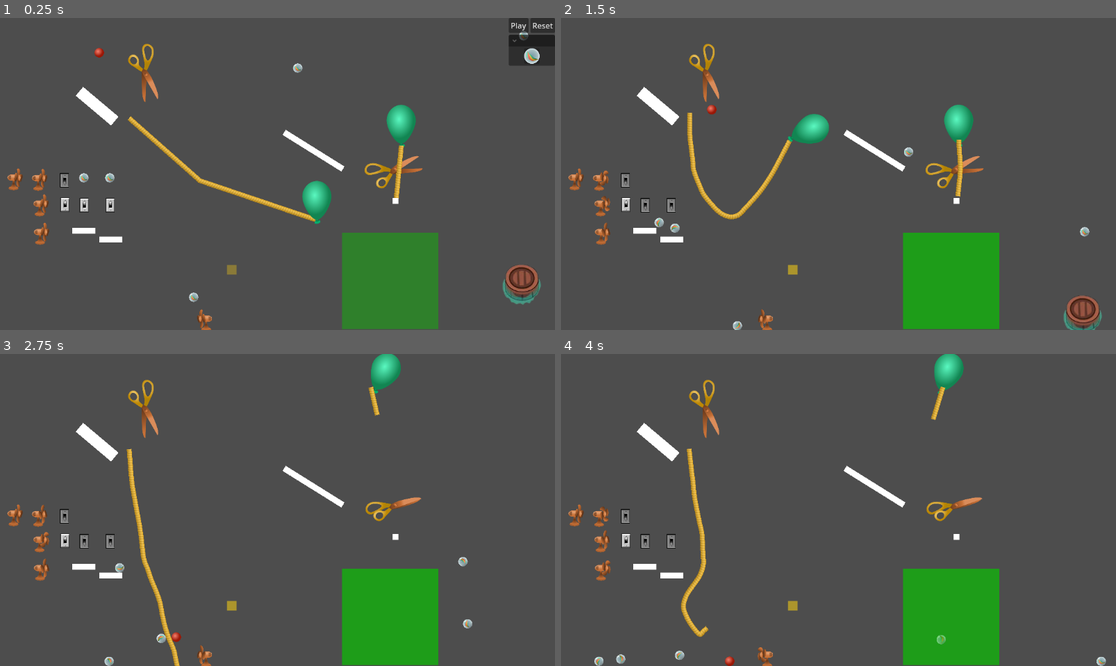
Above: before the commit, frames 1-4 (two rows, left to right).
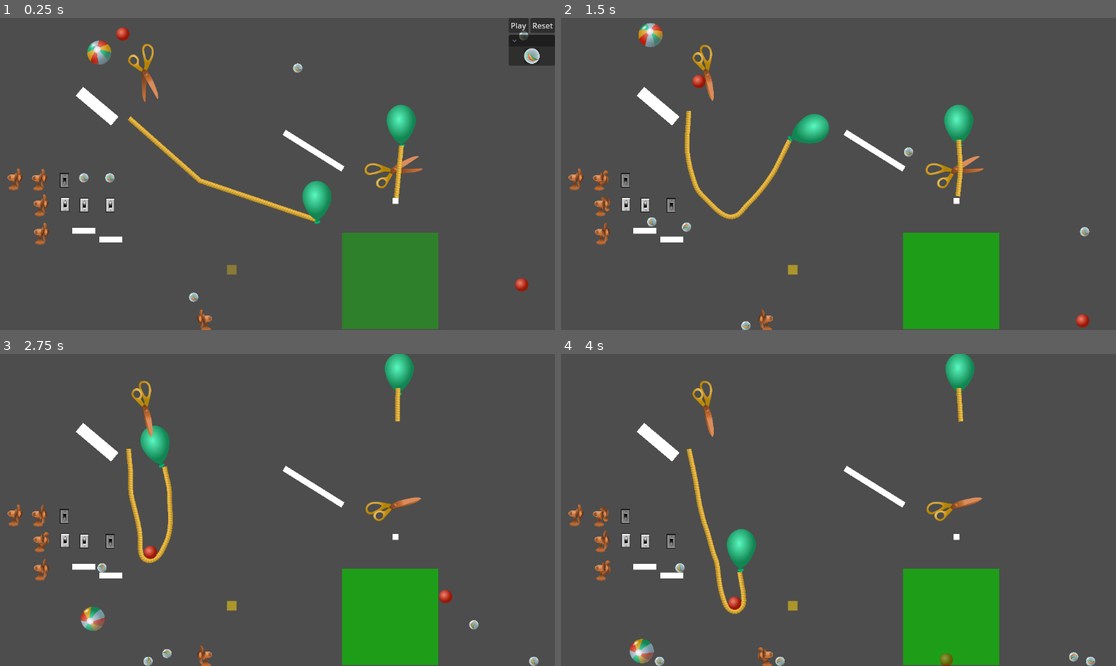
Above: after the commit, the same moments.

Repository: lechaosx/jam-at-fit-vol-2
Game: Godot game, scene res://game.tscn
Same seed, same stepped clock (60 frames per second), same inputs: the game is played once before the commit and once after it. The engine's default icon, where the game draws it, is replaced by a stand-in: a white triangle on a blue panel in a dark square.
Inputs (mouse positions are in pixels of both pictures, inside the frame that each line leads up to):
- Up to frame 1 (0.25 s): no input
- Up to frame 2 (1.5 s): click "Play" at 0.5 s; move the mouse to (960, 158) at 1.27 s; click (960, 158) at 1.42 s
- Up to frame 3 (2.75 s): move the mouse to (166, 525) at 2.02 s; click (166, 525) at 2.17 s
- Up to frame 4 (4 s): move the mouse to (894, 441) at 2.77 s; click (894, 441) at 2.92 s; move the mouse to (810, 572) at 3.52 s; click (810, 572) at 3.67 s

The runs differ from the first frame. In frame 1, 1.0% of the frame differs, in the area x 15-98%, y 2-92%; in frame 2, 2.1%; in frame 3, 3.5%; in frame 4, 3.7%, in the area x 6-99%, y 0-100%.

Commit message:
Add bouncy ball, change ball sprite. Set different mass to each ball.

Diff:
--- a/godot/assets.svg
+++ b/godot/assets.svg
@@ -26,8 +26,8 @@
      inkscape:document-units="mm"
      showgrid="false"
      inkscape:zoom="6.1899621"
-     inkscape:cx="634.25267"
-     inkscape:cy="129.72616"
+     inkscape:cx="258.80611"
+     inkscape:cy="329.72738"
      inkscape:window-width="2880"
      inkscape:window-height="1676"
      inkscape:window-x="-12"
@@ -633,26 +633,7 @@
        cy="70.188965"
        fx="74.972046"
        fy="70.188965"
-       r="9.6773996" /><linearGradient
-       inkscape:collect="always"
-       xlink:href="#linearGradient3463"
-       id="linearGradient2795"
-       gradientUnits="userSpaceOnUse"
-       gradientTransform="matrix(1.1589382,0,0,1.1589382,-5.9044674,-9.6175994)"
-       x1="76.641258"
-       y1="71.476318"
-       x2="81.975189"
-       y2="78.234276" /><radialGradient
-       inkscape:collect="always"
-       xlink:href="#linearGradient4429"
-       id="radialGradient2797"
-       gradientUnits="userSpaceOnUse"
-       gradientTransform="matrix(1.1680562,3.3871308e-8,-1.5356458e-8,0.52956932,-64.906366,62.218579)"
-       cx="73.650261"
-       cy="65.293198"
-       fx="73.650261"
-       fy="65.293198"
-       r="3.0576999" /><radialGradient
+       r="9.6773996" /><radialGradient
        inkscape:collect="always"
        xlink:href="#linearGradient3094"
        id="radialGradient2809"
@@ -1543,7 +1524,26 @@
        x1="84.652077"
        y1="35.311024"
        x2="84.819221"
-       y2="33.472473" /></defs><g
+       y2="33.472473" /><linearGradient
+       inkscape:collect="always"
+       xlink:href="#linearGradient3463"
+       id="linearGradient13455"
+       gradientUnits="userSpaceOnUse"
+       gradientTransform="matrix(1.1589382,0,0,1.1589382,-32.726084,-9.1726133)"
+       x1="76.641258"
+       y1="71.476318"
+       x2="81.975189"
+       y2="78.234276" /><radialGradient
+       inkscape:collect="always"
+       xlink:href="#linearGradient4429"
+       id="radialGradient13457"
+       gradientUnits="userSpaceOnUse"
+       gradientTransform="matrix(1.1680562,3.3871308e-8,-1.5356458e-8,0.52956932,-86.632354,46.483949)"
+       cx="73.650261"
+       cy="65.293198"
+       fx="73.650261"
+       fy="65.293198"
+       r="3.0576999" /></defs><g
      inkscape:label="Layer 1"
      inkscape:groupmode="layer"
      id="layer1"><g
@@ -1790,27 +1790,7 @@
          cx="80.983482"
          cy="71.727074"
          r="11.215508"
-         transform="translate(-26.821617,0.4449863)" /><path
-         style="fill:url(#linearGradient2795);fill-opacity:1;stroke:none;stroke-width:0.919907;stroke-linecap:square;stroke-linejoin:round"
-         id="path2787"
-         sodipodi:type="arc"
-         sodipodi:cx="80.983482"
-         sodipodi:cy="71.727074"
-         sodipodi:rx="11.215508"
-         sodipodi:ry="11.215508"
-         sodipodi:start="5.7052131"
-         sodipodi:end="2.3557622"
-         sodipodi:open="true"
-         sodipodi:arc-type="arc"
-         d="m 90.377281,65.599743 a 11.215508,11.215508 0 0 1 -2.324997,14.83478 11.215508,11.215508 0 0 1 -14.995935,-0.77346"
          transform="translate(-26.821617,0.4449863)" /><ellipse
-         style="fill:url(#radialGradient2797);fill-opacity:1;stroke:none;stroke-width:0.927147;stroke-linecap:square;stroke-linejoin:round"
-         id="ellipse2789"
-         cx="21.121275"
-         cy="96.795883"
-         rx="3.5715654"
-         ry="1.6192642"
-         transform="rotate(-36.863699,-12.743208,40.462174)" /><ellipse
          style="opacity:1;fill:url(#radialGradient3294);fill-opacity:1;stroke:none;stroke-width:1.61429;stroke-linecap:square;stroke-linejoin:round"
          id="path3278"
          cx="86.830078"
@@ -2203,4 +2183,26 @@
            id="path10331"
            style="fill:url(#radialGradient10343);fill-opacity:1;stroke-width:0.569246;stroke-linecap:square;stroke-linejoin:round"
            d="m 120.74304,40.584322 c 0,-1.83459 -0.89499,-3.321818 -1.59957,-3.321818 -0.70457,0 -1.27575,1.487228 -1.27575,3.321818 0,1.83459 0.57118,3.321821 1.27575,3.321821 0.70458,0 1.59957,-1.48723 1.59957,-3.321821 z"
-           sodipodi:nodetypes="sssss" /></g></g></g></svg>
+           sodipodi:nodetypes="sssss" /></g></g><g
+       id="g13435"
+       transform="translate(19.050006,27.393121)"><g
+         id="g13463"><path
+           style="fill:url(#linearGradient13455);fill-opacity:1;stroke:none;stroke-width:0.919907;stroke-linecap:square;stroke-linejoin:round"
+           id="path13429"
+           sodipodi:type="arc"
+           sodipodi:cx="54.161865"
+           sodipodi:cy="72.172058"
+           sodipodi:rx="11.215508"
+           sodipodi:ry="11.215508"
+           sodipodi:start="5.7052131"
+           sodipodi:end="2.3557622"
+           sodipodi:open="true"
+           sodipodi:arc-type="arc"
+           d="M 63.555663,66.044727 A 11.215508,11.215508 0 0 1 61.230667,80.879507 11.215508,11.215508 0 0 1 46.234732,80.106048" /><ellipse
+           style="fill:url(#radialGradient13457);fill-opacity:1;stroke:none;stroke-width:0.927147;stroke-linecap:square;stroke-linejoin:round"
+           id="ellipse13431"
+           cx="-0.60471207"
+           cy="81.061249"
+           rx="3.5715654"
+           ry="1.6192642"
+           transform="rotate(-36.863699)" /></g></g></g></svg>
--- a/godot/ball.tscn
+++ b/godot/ball.tscn
@@ -6,24 +6,35 @@
 [sub_resource type="PhysicsMaterial" id="PhysicsMaterial_cbx31"]
 bounce = 0.5
 
+[sub_resource type="AtlasTexture" id="AtlasTexture_41u45"]
+atlas = ExtResource("1_41u45")
+region = Rect2(701.2014, 744.9586, 258.05634, 258.38727)
+
 [sub_resource type="AtlasTexture" id="AtlasTexture_ktgx5"]
 atlas = ExtResource("1_41u45")
-region = Rect2(1040.1927, 932.9194, 143.3451, 143.91058)
+region = Rect2(701.201, 1003.346, 258.05597, 255.02264)
 
 [sub_resource type="CircleShape2D" id="CircleShape2D_cbx31"]
-radius = 2.0
+radius = 5.0039983
 
 [node name="Ball" type="RigidBody2D"]
 visibility_layer = 2
 collision_layer = 129
+mass = 0.1
 physics_material_override = SubResource("PhysicsMaterial_cbx31")
 
 [node name="Sprite2D" type="Sprite2D" parent="."]
-position = Vector2(0, 4.7683716e-07)
-scale = Vector2(0.14102332, 0.14102332)
+position = Vector2(-2.3841858e-07, -2.3841858e-07)
+scale = Vector2(0.19638577, 0.19638577)
+texture = SubResource("AtlasTexture_41u45")
+
+[node name="Sprite2D2" type="Sprite2D" parent="."]
+position = Vector2(0.51765144, 0.49999774)
+scale = Vector2(0.192, 0.196)
 texture = SubResource("AtlasTexture_ktgx5")
 script = ExtResource("3_n5601")
 
 [node name="CollisionShape2D" type="CollisionShape2D" parent="."]
+visible = false
 scale = Vector2(5, 5)
 shape = SubResource("CircleShape2D_cbx31")
--- /dev/null
+++ b/godot/bouncy_ball.tscn
@@ -0,0 +1,29 @@
+[gd_scene load_steps=6 format=3 uid="uid://dpg8nm3qigpt0"]
+
+[ext_resource type="Texture2D" uid="uid://bevmvv2e0e3x4" path="res://assets.svg" id="1_477ct"]
+[ext_resource type="Script" uid="uid://b51sylt5qipct" path="res://static_rotation.gd" id="2_oip8e"]
+
+[sub_resource type="PhysicsMaterial" id="PhysicsMaterial_cbx31"]
+bounce = 0.5
+
+[sub_resource type="AtlasTexture" id="AtlasTexture_ktgx5"]
+atlas = ExtResource("1_477ct")
+region = Rect2(1040.1927, 932.9194, 143.3451, 143.91058)
+
+[sub_resource type="CircleShape2D" id="CircleShape2D_cbx31"]
+radius = 2.7999997
+
+[node name="Ball" type="RigidBody2D"]
+visibility_layer = 2
+collision_layer = 129
+physics_material_override = SubResource("PhysicsMaterial_cbx31")
+
+[node name="Sprite2D" type="Sprite2D" parent="."]
+position = Vector2(-2.3841858e-07, -2.3841858e-07)
+scale = Vector2(0.19638579, 0.19638579)
+texture = SubResource("AtlasTexture_ktgx5")
+script = ExtResource("2_oip8e")
+
+[node name="CollisionShape2D" type="CollisionShape2D" parent="."]
+scale = Vector2(5, 5)
+shape = SubResource("CircleShape2D_cbx31")
--- a/godot/marble.tscn
+++ b/godot/marble.tscn
@@ -12,6 +12,7 @@
 
 [node name="Marble" type="RigidBody2D"]
 collision_layer = 129
+mass = 2.0
 physics_material_override = SubResource("PhysicsMaterial_cbx31")
 
 [node name="Sprite2D" type="Sprite2D" parent="."]
--- a/godot/world.tscn
+++ b/godot/world.tscn
@@ -14,6 +14,7 @@
 [ext_resource type="PackedScene" uid="uid://b0t6hh2jmsrdr" path="res://marble.tscn" id="12_k3n1d"]
 [ext_resource type="PackedScene" uid="uid://0bjmgokmgvxr" path="res://electric_fan/electric_fan.tscn" id="13_2o6r5"]
 [ext_resource type="PackedScene" uid="uid://dcnp5ewnyvsiv" path="res://barrel.tscn" id="14_70uel"]
+[ext_resource type="PackedScene" uid="uid://dpg8nm3qigpt0" path="res://bouncy_ball.tscn" id="14_70uel"]
 
 [sub_resource type="WorldBoundaryShape2D" id="WorldBoundaryShape2D_e2o6t"]
 normal = Vector2(1, 0)
@@ -81,10 +82,12 @@
 [node name="Balloon" parent="." instance=ExtResource("8_gbfbk")]
 position = Vector2(658, 420)
 gravity_scale = -1.0
+script = null
 
 [node name="Balloon2" parent="." instance=ExtResource("8_gbfbk")]
 position = Vector2(833, 262)
 gravity_scale = -1.0
+script = null
 
 [node name="Rope2" parent="." node_paths=PackedStringArray("attach_body_a", "attach_body_b") instance=ExtResource("6_dwbse")]
 position = Vector2(763, 246)
@@ -118,5 +121,7 @@
 
 [node name="Marble4" parent="." instance=ExtResource("12_k3n1d")]
 position = Vector2(1087, 37)
+[node name="Ball" parent="." instance=ExtResource("14_70uel")]
+position = Vector2(255, 33)
 
 [editable path="Switch"]
Not shown: 1 places in godot/ball.tscn that only renumber resources
